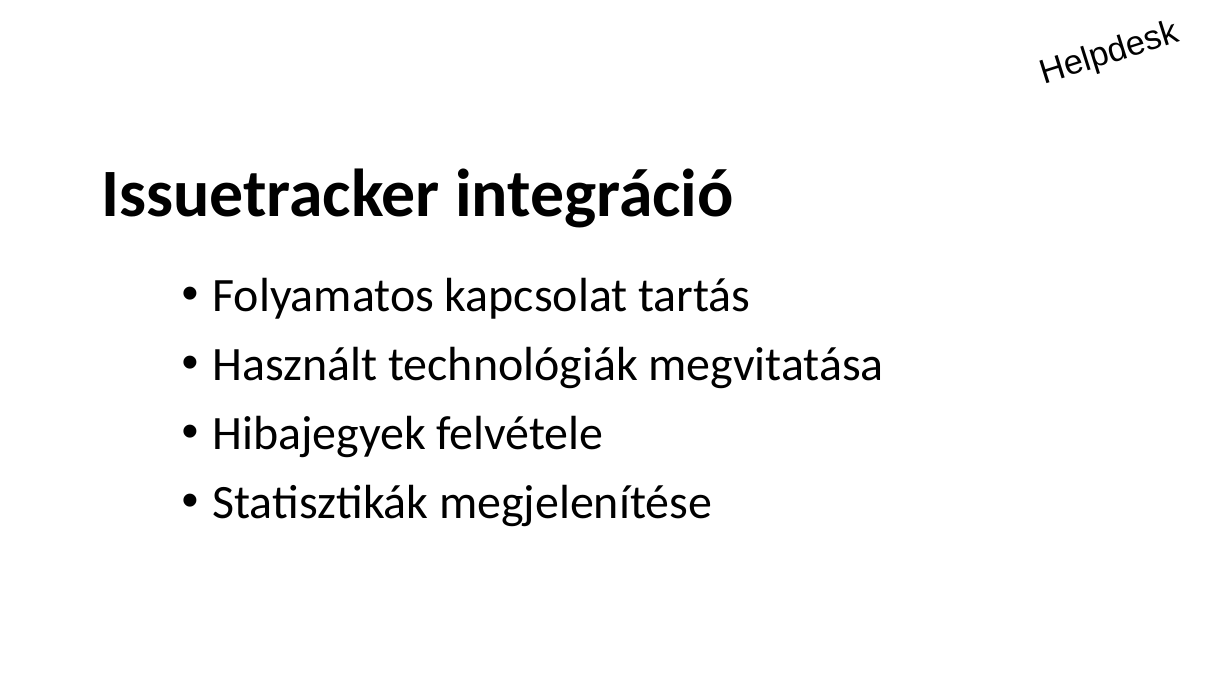
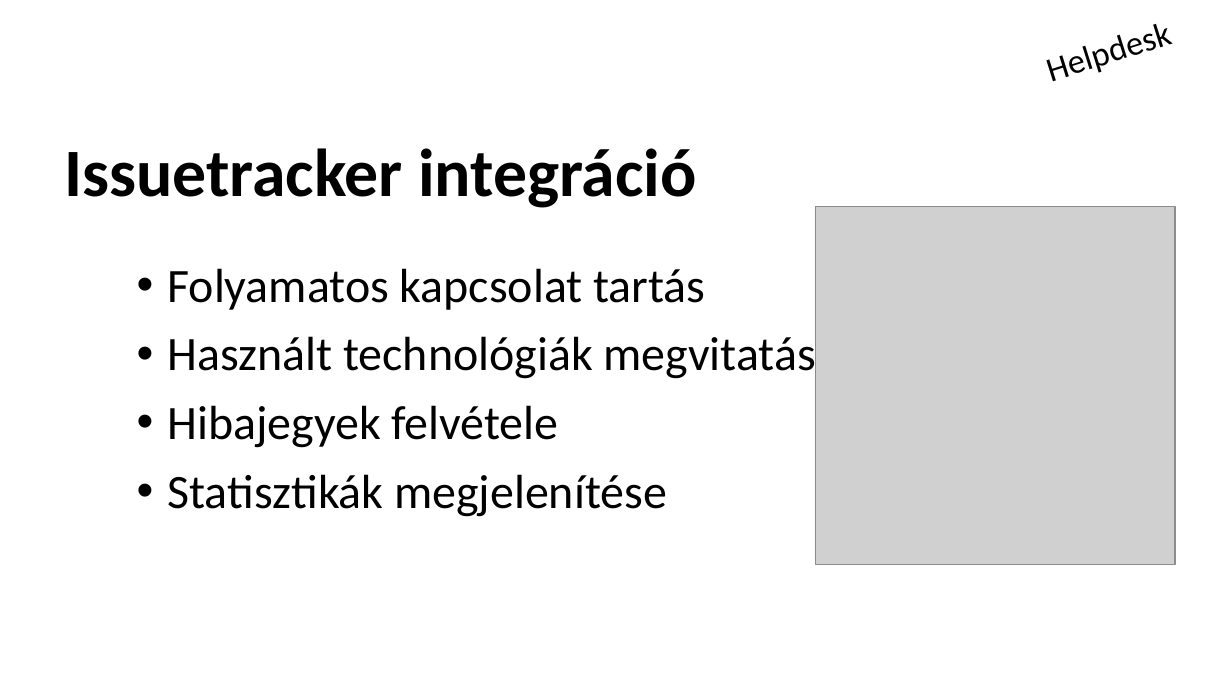
Before and after one commit to schonherz-java-ee-2016-q4/project, a slide deck: slide 6 of presentation/Helpdesk/Tóth László/toth_laszlo.pptx (slide 7 before the commit). Drawn at 1232x693 pixels with LibreOffice and Linux fonts; fonts in the diff are those of the drawing; grey boxes stand for pictures; background and template pictures are left out. Boxes give left, top, right and bottom in pixels: in the first picture for what was removed or moved away, otherwise in the second. Text is boxed around its words. In the diff, an @@ line names an element or a change of style, - is before the commit and + after.

```diff
--- a/presentation/Helpdesk/Tóth László/toth_laszlo.pptx
+++ b/presentation/Helpdesk/Tóth László/toth_laszlo.pptx
@@ text "Helpdesk" at <box>999,0,1215,108</box>: font Arial to Calibri @@
@@ title "Issuetracker integráció": place and size @@
-title "Issuetracker integráció" at <box>101,168,734,228</box>
+title "Issuetracker integráció" at <box>64,148,697,208</box>
@@ picture added at <box>816,207,1175,565</box> @@
@@ text "Folyamatos kapcsolat tartás": place and size @@
-text "Folyamatos kapcsolat tartás" at <box>213,277,884,527</box>
+text "Folyamatos kapcsolat tartás" at <box>168,268,839,517</box>
```
Also in this commit, not shown: 6 other slides changed, 1 slide removed.
